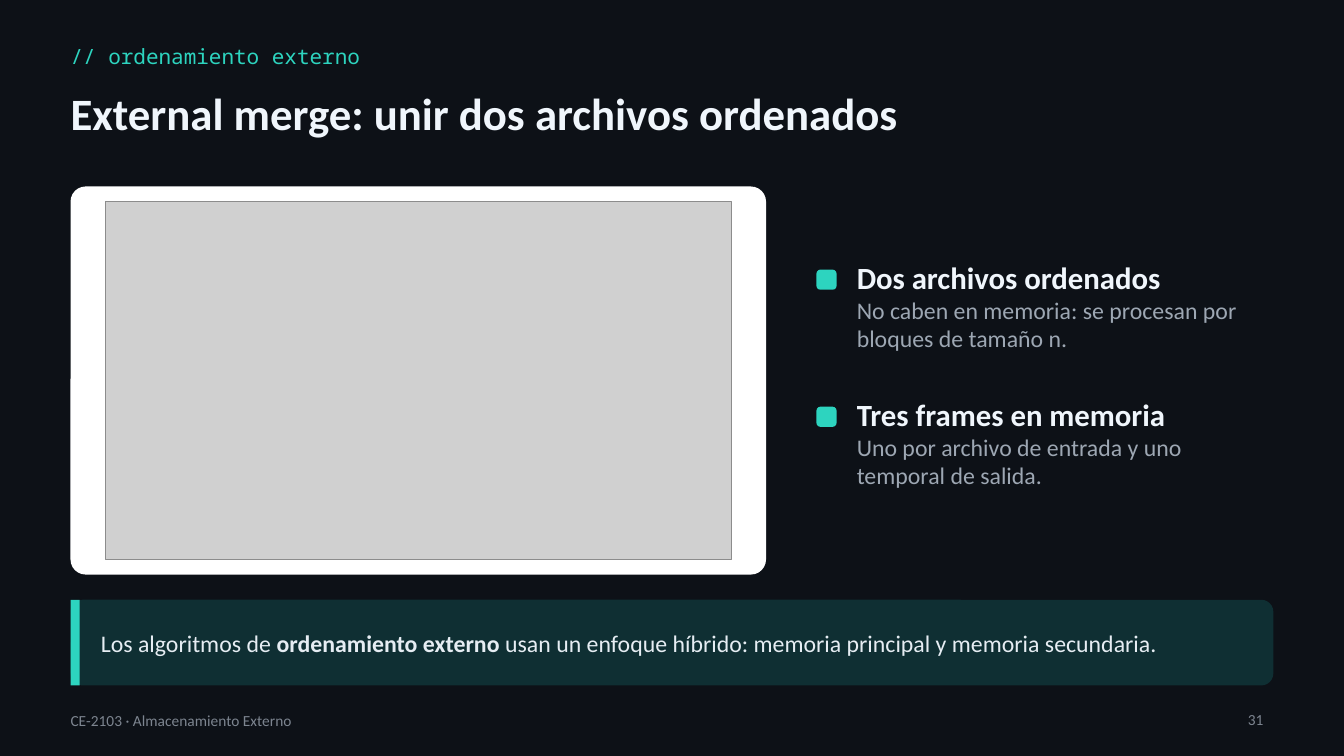
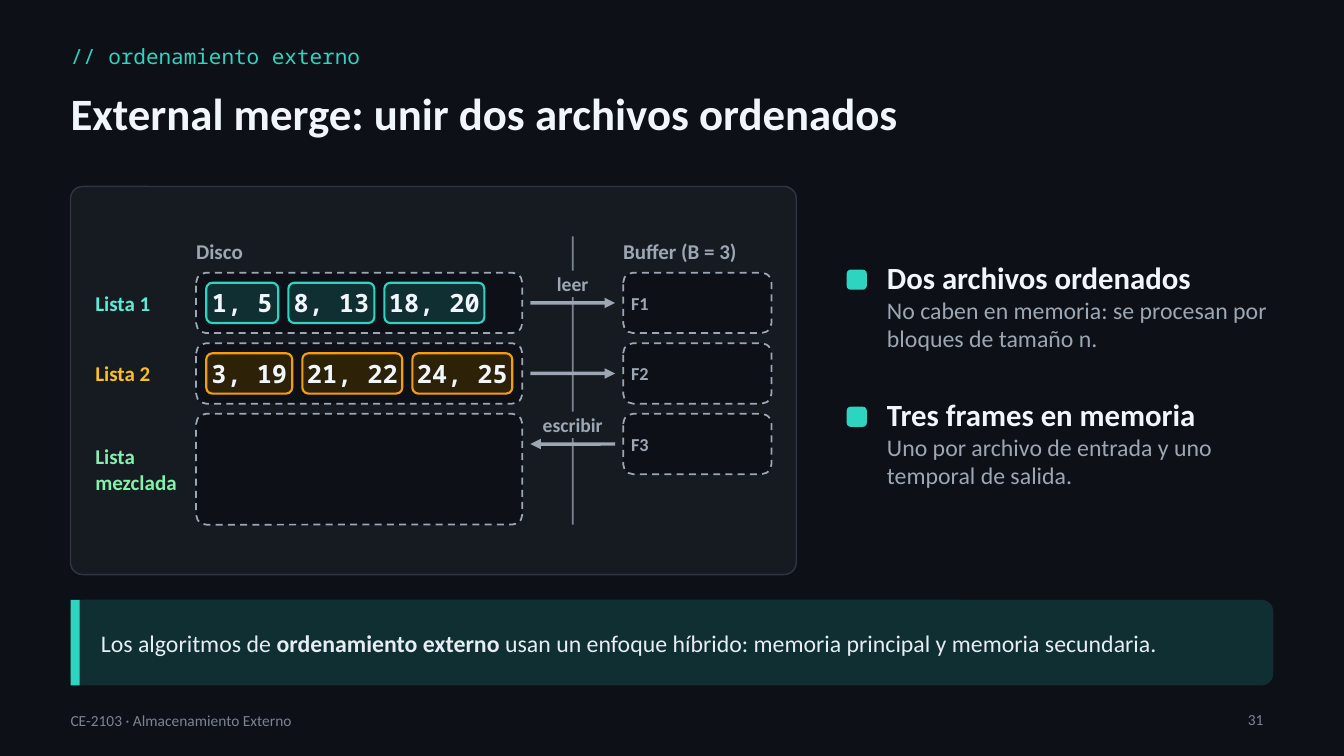
Before and after one commit to itcr-computer-engineering/data-structures-and-algorithms, a slide deck: slide 31 of presentaciones/ce-2103/Lección 06 - Estructuras de Almacenamiento Externo.pptx. Drawn at 1344x756 pixels with LibreOffice and Linux fonts; fonts in the diff are those of the drawing; grey boxes stand for pictures. Boxes give left, top, right and bottom in pixels: in the first picture for what was removed or moved away, otherwise in the second. Text is boxed around its words. In the diff, an @@ line names an element or a change of style, - is before the commit and + after.

```diff
--- a/presentaciones/ce-2103/Lección 06 - Estructuras de Almacenamiento Externo.pptx
+++ b/presentaciones/ce-2103/Lección 06 - Estructuras de Almacenamiento Externo.pptx
@@ rounded rectangle: place and size @@
-rounded rectangle at box(71, 187, 766, 575)
+rounded rectangle at box(71, 187, 797, 575)
@@ rounded rectangle at box(71, 187, 797, 575): fill #FFFFFF to #161B22; outline none to #30363D 1 pt; proportions changed @@
@@ picture removed at box(106, 202, 732, 560) @@
@@ line added from (573, 237) to (573, 525), #7D8590 1.25 pt @@
@@ text added at box(196, 244, 243, 259), 15 pt, text #9DA7B3, bold @@
+Disco
@@ text added at box(623, 243, 736, 262), 15 pt, text #9DA7B3, bold @@
+Buffer (B = 3)
@@ rounded rectangle: place and size @@
-rounded rectangle at box(817, 269, 837, 289)
+rounded rectangle at box(847, 269, 867, 289)
@@ text "Dos archivos ordenados" rewrapped from box(857, 267, 1236, 351) to box(887, 302, 1266, 351) @@
@@ text added at box(95, 296, 151, 311), 15 pt, text #5EEAD4, bold @@
+Lista 1
@@ rounded rectangle added at box(197, 273, 523, 334), fill #0D1117, outline #9DA7B3 1.25 pt dashed @@
@@ rounded rectangle added at box(207, 283, 278, 324), fill #0F2F33, outline #2DD4BF 1.5 pt, 18 pt, text #F0F6FC, bold @@
+1, 5
@@ rounded rectangle added at box(288, 283, 374, 324), fill #0F2F33, outline #2DD4BF 1.5 pt, 18 pt, text #F0F6FC, bold @@
+8, 13
@@ rounded rectangle added at box(384, 283, 484, 324), fill #0F2F33, outline #2DD4BF 1.5 pt, 18 pt, text #F0F6FC, bold @@
+18, 20
@@ rectangle added at box(525, 271, 620, 297), fill #161B22, 14 pt, text #9DA7B3, bold @@
+leer
@@ rounded rectangle added at box(623, 273, 771, 334), fill #0D1117, outline #9DA7B3 1.25 pt dashed @@
@@ text added at box(631, 298, 649, 310), 13 pt, text #9DA7B3, bold @@
+F1
@@ arrow added from (530, 302) to (615, 302), #9DA7B3 2.5 pt @@
@@ rounded rectangle added at box(197, 343, 523, 403), fill #0D1117, outline #9DA7B3 1.25 pt dashed @@
@@ rounded rectangle added at box(207, 353, 292, 393), fill #2D2208, outline #F59E0B 1.5 pt, 18 pt, text #F0F6FC, bold @@
+3, 19
@@ rounded rectangle added at box(302, 353, 402, 393), fill #2D2208, outline #F59E0B 1.5 pt, 18 pt, text #F0F6FC, bold @@
+21, 22
@@ rounded rectangle added at box(412, 353, 512, 393), fill #2D2208, outline #F59E0B 1.5 pt, 18 pt, text #F0F6FC, bold @@
+24, 25
@@ rounded rectangle added at box(623, 343, 771, 403), fill #0D1117, outline #9DA7B3 1.25 pt dashed @@
@@ text added at box(95, 366, 151, 381), 15 pt, text #FBBF24, bold @@
+Lista 2
@@ arrow added from (530, 374) to (615, 374), #9DA7B3 2.5 pt @@
@@ text added at box(631, 368, 649, 380), 13 pt, text #9DA7B3, bold @@
+F2
@@ rounded rectangle added at box(197, 414, 523, 525), fill #0D1117, outline #9DA7B3 1.25 pt dashed @@
@@ rectangle added at box(525, 411, 620, 438), fill #161B22, 14 pt, text #9DA7B3, bold @@
+escribir
@@ rounded rectangle added at box(623, 414, 771, 475), fill #0D1117, outline #9DA7B3 1.25 pt dashed @@
@@ rounded rectangle: place and size @@
-rounded rectangle at box(817, 407, 837, 427)
+rounded rectangle at box(847, 407, 867, 427)
@@ text "Tres frames en memoria": place and size @@
-text "Tres frames en memoria" at box(857, 404, 1182, 488)
+text "Tres frames en memoria" at box(887, 404, 1212, 488)
@@ text added at box(95, 449, 176, 490), 15 pt, text #86EFAC, bold @@
+Lista mezclada
@@ arrow added from (615, 445) to (530, 445), #9DA7B3 2.5 pt @@
@@ text added at box(631, 439, 649, 451), 13 pt, text #9DA7B3, bold @@
+F3
```
Also in this commit, not shown: 6 other slides changed, 28 other files.
